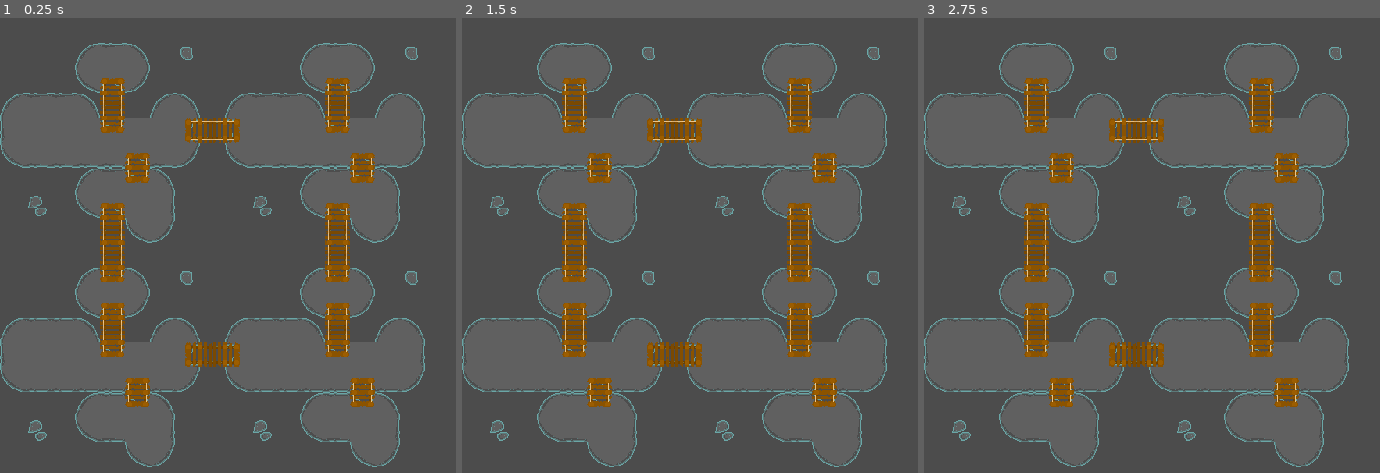
Above: before the commit, frames 1-3 (left to right).
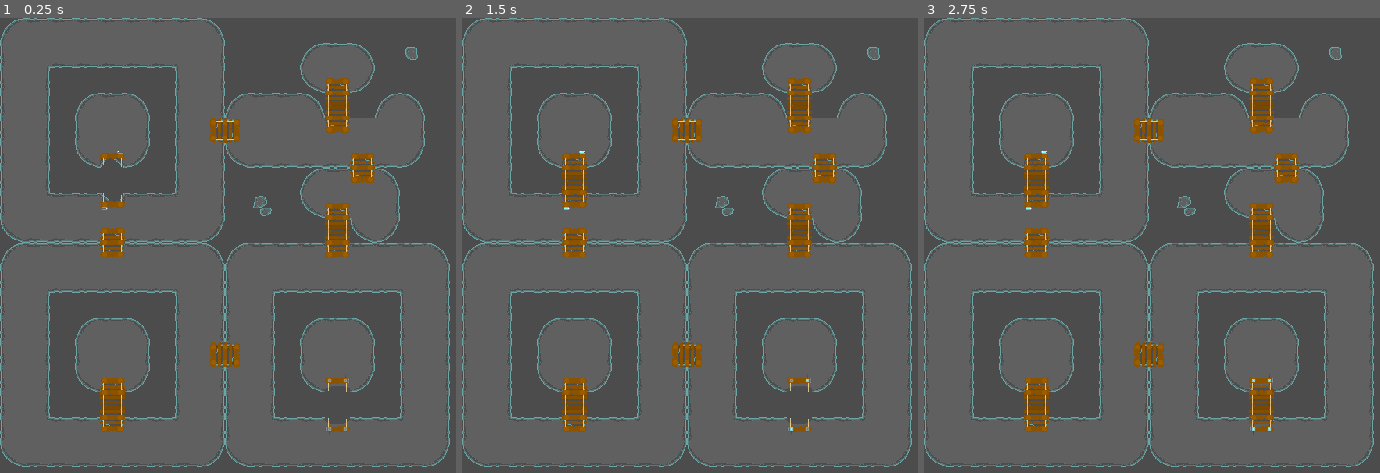
Above: after the commit, the same moments.

Repository: the-alex-g/7DRL_2021
Game: Godot game, scene res://Main/Main.tscn
Same seed, same stepped clock (60 frames per second), same inputs: the game is played once before the commit and once after it. The project has no main scene, so this scene is started directly.
Inputs:
- Up to frame 1 (0.25 s): no input
- Up to frame 2 (1.5 s): tap Enter at 0.5 s; hold Up (ui_up) 0.53-1.28 s; tap Space at 1.25 s
- Up to frame 3 (2.75 s): tap Enter at 2 s; hold Up (ui_up) from 2.03 s (still down)

The runs differ from the first frame. In frame 1, 10% of the frame differs, in the area x 0-99%, y 0-99%; in frame 2, 11%; in frame 3, 11%.

Commit message:
Add boss islands

Diff:
--- /dev/null
+++ b/project/Main/Main.gd
@@ -0,0 +1,19 @@
+extends Node2D
+
+# signals
+signal update_bridges
+# enums
+
+# constants
+
+# exported variables
+
+# variables
+var _ignore
+
+# onready variables
+
+
+func _process(delta):
+	if Input.is_action_just_pressed("ui_up"):
+		emit_signal("update_bridges")
--- a/project/Main/Main.tscn
+++ b/project/Main/Main.tscn
@@ -1,7 +1,10 @@
-[gd_scene load_steps=2 format=2]
+[gd_scene load_steps=3 format=2]
 
 [ext_resource path="res://Map/MapGenerator.tscn" type="PackedScene" id=1]
+[ext_resource path="res://Main/Main.gd" type="Script" id=2]
 
 [node name="Main" type="Node2D"]
+script = ExtResource( 2 )
 
 [node name="MapGenerator" parent="." instance=ExtResource( 1 )]
+[connection signal="update_bridges" from="." to="MapGenerator" method="_on_Main_update_bridges"]
--- a/project/Map/MapGenerator.gd
+++ b/project/Map/MapGenerator.gd
@@ -6,6 +6,7 @@
 
 # constants
 const _MAP_SEGMENT := "res://Map/TileSegments/Segment"
+const _BOSS_SEGMENT := "res://Map/TileSegments/BossSegment"
 const _MAP_SEGMENT_EXTENSION := ".tscn"
 const _SEGMENT_SIZE := 9
 const _CELL_SIZE := 32
@@ -21,6 +22,9 @@
 
 # variables
 var _ignore
+var _boss_segment_0:Node2D
+var _boss_segment_1:Node2D
+var _boss_segment_2:Node2D
 
 # onready variables
 onready var _map_segments := $MapSegments
@@ -28,6 +32,22 @@
 
 func _ready():
 	randomize()
+	for i in 3:
+		var map_positions := _MAP_POSITIONS.size()
+		var index := randi()%map_positions
+		var map_position:Dictionary = _MAP_POSITIONS[index]
+		_MAP_POSITIONS.remove(index)
+		var boss_segment_to_load := _BOSS_SEGMENT+str(i)+_MAP_SEGMENT_EXTENSION
+		var boss_segment:Node2D = load(boss_segment_to_load).instance()
+		var tile_segment_position:Vector2 = map_position["position"]
+		tile_segment_position *= _SEGMENT_SIZE*_CELL_SIZE
+		boss_segment.position = tile_segment_position
+		for side in map_position["sides"]:
+			var side_value:bool = map_position["sides"][side]
+			boss_segment.set(side, side_value)
+		_map_segments.add_child(boss_segment)
+		set("_boss_segment_"+str(i), boss_segment)
+
 	for spot in _MAP_POSITIONS:
 		var tile_segment_position:Vector2 = spot["position"]
 		var tile_segment_index := randi()%_TILE_SEGMENTS
@@ -39,3 +59,9 @@
 			var side_value:bool = spot["sides"][side]
 			segment.set(side, side_value)
 		_map_segments.add_child(segment)
+
+
+func _on_Main_update_bridges():
+	_boss_segment_0.update_boss_bridges()
+	_boss_segment_1.update_boss_bridges()
+	_boss_segment_2.update_boss_bridges()
--- /dev/null
+++ b/project/Map/TileSegments/BossSegment0.tscn
@@ -0,0 +1,13 @@
+[gd_scene load_steps=3 format=2]
+
+[ext_resource path="res://Map/TileSegments/IslandTiles.tres" type="TileSet" id=1]
+[ext_resource path="res://Map/TileSegments/Segment.gd" type="Script" id=2]
+
+[node name="BossSegment0" type="Node2D"]
+script = ExtResource( 2 )
+
+[node name="TileMap" type="TileMap" parent="."]
+tile_set = ExtResource( 1 )
+cell_size = Vector2( 32, 32 )
+format = 1
+tile_data = PoolIntArray( 0, 5, 0, 1, 11, 0, 2, 11, 0, 3, 11, 0, 4, 17, 0, 5, 11, 0, 6, 11, 0, 7, 11, 0, 8, 8, 0, 65536, 9, 0, 65537, 3, 0, 65538, 12, 0, 65539, 12, 0, 65540, 12, 0, 65541, 12, 0, 65542, 12, 0, 65543, 4, 0, 65544, 10, 0, 131072, 9, 0, 131073, 10, 0, 131079, 9, 0, 131080, 10, 0, 196608, 9, 0, 196609, 10, 0, 196611, 5, 0, 196612, 11, 0, 196613, 8, 0, 196615, 9, 0, 196616, 10, 0, 262144, 18, 0, 262145, 10, 0, 262147, 9, 0, 262148, 0, 0, 262149, 10, 0, 262151, 9, 0, 262152, 16, 0, 327680, 9, 0, 327681, 10, 0, 327683, 6, 0, 327684, 15, 0, 327685, 7, 0, 327687, 9, 0, 327688, 10, 0, 393216, 9, 0, 393217, 10, 0, 393220, 13, 0, 393223, 9, 0, 393224, 10, 0, 458752, 9, 0, 458753, 2, 0, 458754, 11, 0, 458755, 11, 0, 458756, 17, 0, 458757, 11, 0, 458758, 11, 0, 458759, 1, 0, 458760, 10, 0, 524288, 6, 0, 524289, 12, 0, 524290, 12, 0, 524291, 12, 0, 524292, 15, 0, 524293, 12, 0, 524294, 12, 0, 524295, 12, 0, 524296, 7, 0 )
--- /dev/null
+++ b/project/Map/TileSegments/BossSegment1.tscn
@@ -0,0 +1,13 @@
+[gd_scene load_steps=3 format=2]
+
+[ext_resource path="res://Map/TileSegments/IslandTiles.tres" type="TileSet" id=1]
+[ext_resource path="res://Map/TileSegments/Segment.gd" type="Script" id=2]
+
+[node name="BossSegment1" type="Node2D"]
+script = ExtResource( 2 )
+
+[node name="TileMap" type="TileMap" parent="."]
+tile_set = ExtResource( 1 )
+cell_size = Vector2( 32, 32 )
+format = 1
+tile_data = PoolIntArray( 0, 5, 0, 1, 11, 0, 2, 11, 0, 3, 11, 0, 4, 17, 0, 5, 11, 0, 6, 11, 0, 7, 11, 0, 8, 8, 0, 65536, 9, 0, 65537, 3, 0, 65538, 12, 0, 65539, 12, 0, 65540, 12, 0, 65541, 12, 0, 65542, 12, 0, 65543, 4, 0, 65544, 10, 0, 131072, 9, 0, 131073, 10, 0, 131079, 9, 0, 131080, 10, 0, 196608, 9, 0, 196609, 10, 0, 196611, 5, 0, 196612, 11, 0, 196613, 8, 0, 196615, 9, 0, 196616, 10, 0, 262144, 18, 0, 262145, 10, 0, 262147, 9, 0, 262148, 0, 0, 262149, 10, 0, 262151, 9, 0, 262152, 16, 0, 327680, 9, 0, 327681, 10, 0, 327683, 6, 0, 327684, 25, 0, 327685, 7, 0, 327687, 9, 0, 327688, 10, 0, 393216, 9, 0, 393217, 10, 0, 393220, 33, 0, 393223, 9, 0, 393224, 10, 0, 458752, 9, 0, 458753, 2, 0, 458754, 11, 0, 458755, 11, 0, 458756, 26, 0, 458757, 11, 0, 458758, 11, 0, 458759, 1, 0, 458760, 10, 0, 524288, 6, 0, 524289, 12, 0, 524290, 12, 0, 524291, 12, 0, 524292, 15, 0, 524293, 12, 0, 524294, 12, 0, 524295, 12, 0, 524296, 7, 0 )
--- /dev/null
+++ b/project/Map/TileSegments/BossSegment2.tscn
@@ -0,0 +1,13 @@
+[gd_scene load_steps=3 format=2]
+
+[ext_resource path="res://Map/TileSegments/IslandTiles.tres" type="TileSet" id=1]
+[ext_resource path="res://Map/TileSegments/Segment.gd" type="Script" id=2]
+
+[node name="BossSegment2" type="Node2D"]
+script = ExtResource( 2 )
+
+[node name="TileMap" type="TileMap" parent="."]
+tile_set = ExtResource( 1 )
+cell_size = Vector2( 32, 32 )
+format = 1
+tile_data = PoolIntArray( 0, 5, 0, 1, 11, 0, 2, 11, 0, 3, 11, 0, 4, 17, 0, 5, 11, 0, 6, 11, 0, 7, 11, 0, 8, 8, 0, 65536, 9, 0, 65537, 3, 0, 65538, 12, 0, 65539, 12, 0, 65540, 12, 0, 65541, 12, 0, 65542, 12, 0, 65543, 4, 0, 65544, 10, 0, 131072, 9, 0, 131073, 10, 0, 131079, 9, 0, 131080, 10, 0, 196608, 9, 0, 196609, 10, 0, 196611, 5, 0, 196612, 11, 0, 196613, 8, 0, 196615, 9, 0, 196616, 10, 0, 262144, 18, 0, 262145, 10, 0, 262147, 9, 0, 262148, 0, 0, 262149, 10, 0, 262151, 9, 0, 262152, 16, 0, 327680, 9, 0, 327681, 10, 0, 327683, 6, 0, 327684, 20, 0, 327685, 7, 0, 327687, 9, 0, 327688, 10, 0, 393216, 9, 0, 393217, 10, 0, 393220, 32, 0, 393223, 9, 0, 393224, 10, 0, 458752, 9, 0, 458753, 2, 0, 458754, 11, 0, 458755, 11, 0, 458756, 19, 0, 458757, 11, 0, 458758, 11, 0, 458759, 1, 0, 458760, 10, 0, 524288, 6, 0, 524289, 12, 0, 524290, 12, 0, 524291, 12, 0, 524292, 15, 0, 524293, 12, 0, 524294, 12, 0, 524295, 12, 0, 524296, 7, 0 )
--- a/project/Map/TileSegments/IslandTiles.tres
+++ b/project/Map/TileSegments/IslandTiles.tres
@@ -583,3 +583,17 @@
 32/shape_one_way_margin = 0.0
 32/shapes = [  ]
 32/z_index = 0
+33/name = "Tiles.png 33"
+33/texture = ExtResource( 1 )
+33/tex_offset = Vector2( 0, 0 )
+33/modulate = Color( 1, 1, 1, 1 )
+33/region = Rect2( 96, 160, 32, 32 )
+33/tile_mode = 0
+33/occluder_offset = Vector2( 0, 0 )
+33/navigation_offset = Vector2( 0, 0 )
+33/shape_offset = Vector2( 0, 0 )
+33/shape_transform = Transform2D( 1, 0, 0, 1, 0, 0 )
+33/shape_one_way = false
+33/shape_one_way_margin = 0.0
+33/shapes = [  ]
+33/z_index = 0
--- a/project/Map/TileSegments/Segment.gd
+++ b/project/Map/TileSegments/Segment.gd
@@ -8,6 +8,8 @@
 const BRIDGE_INDEXES := [13, 14]
 const CONNECTION_INDEXES := [15, 16, 17, 18]
 const CONNECTION_TO_SIDE := {15:12, 16:10, 17:11, 18:9}
+const BOSS_BRIDGE_ADVANCEMENT := {19:21, 21:23, 20:22, 22:24, 32:33, 33:13, 25:27, 26:28}
+const BOSS_BRIDGE_SECTIONS := [19, 20, 32, 33, 26, 25]
 
 # exported variables
 
@@ -22,6 +24,7 @@
 var _bridges_on_edge := []
 var _connections_on_edge := []
 var _tiles := []
+var _boss_bridge_sections := []
 
 # onready variables
 onready var _tilemap := $TileMap
@@ -35,6 +38,8 @@
 			_bridges.append(tile)
 		elif CONNECTION_INDEXES.has(tile_index):
 			_connections.append(tile)
+		elif BOSS_BRIDGE_SECTIONS.has(tile_index):
+			_boss_bridge_sections.append(tile)
 
 	for tile in _bridges:
 		var tile_position:Vector2 = tile["position"]
@@ -140,3 +145,16 @@
 		if item.hash() == tile.hash():
 			return true
 	return false
+
+
+func update_boss_bridges()->void:
+	var new_boss_tiles := []
+	for tile in _boss_bridge_sections:
+		var tile_index:int = tile["index"]
+		var tile_position:Vector2 = tile["position"]
+		if BOSS_BRIDGE_ADVANCEMENT.has(tile_index):
+			var next_tile:int = BOSS_BRIDGE_ADVANCEMENT[tile_index]
+			var new_tile := {"position":tile_position, "index":next_tile}
+			new_boss_tiles.append(new_tile)
+			_tilemap.set_cellv(tile_position, next_tile)
+	_boss_bridge_sections = new_boss_tiles
--- a/project/project.godot
+++ b/project/project.godot
@@ -15,7 +15,7 @@
 
 [application]
 
-config/name="NewProject"
+config/name="7DRL"
 config/icon="res://icon.png"
 
 [display]
